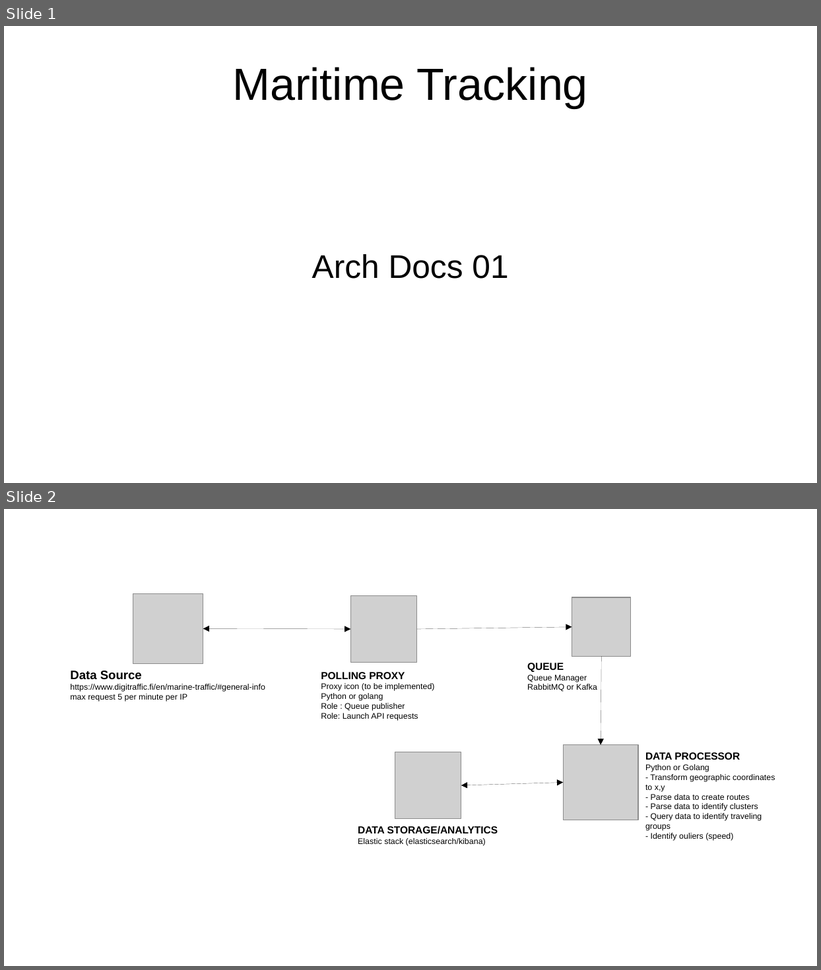
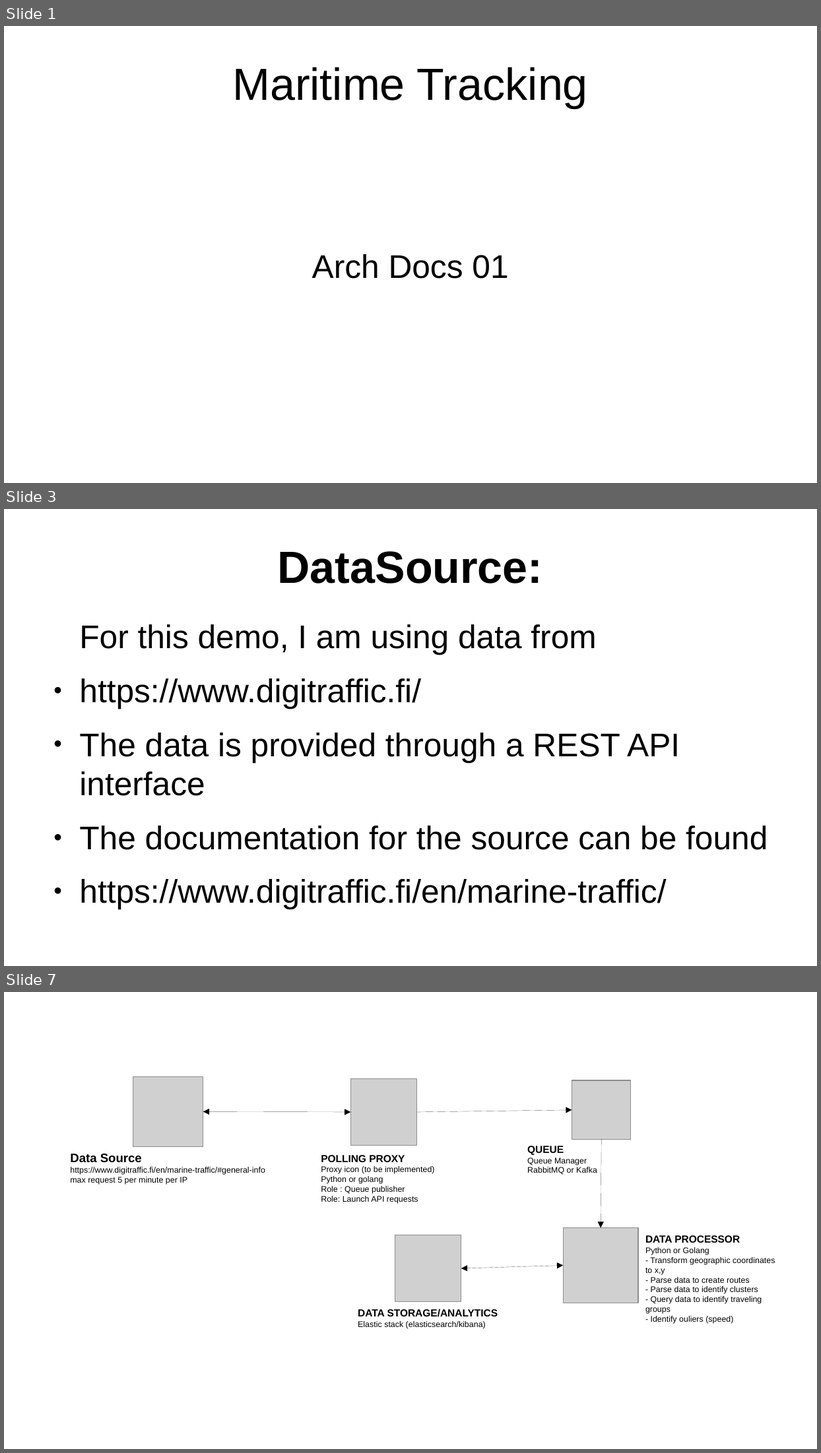
Before and after one commit to helberius/maritime_tracking, a slide deck: arch_docs/arch_design_01.odp. Shown one above the other, each under a label of ours: slides 1 and 2 before the commit, slides 1, 3 and 7 after it; the slides between them are not shown. The pictures are 821x970 and 821x1453 pixels, drawn with LibreOffice and Linux fonts; fonts in the diff are those of the drawing; grey boxes stand for pictures. Boxes give left, top, right and bottom in pixels: in the first picture for what was removed or moved away, otherwise in the second. Text is boxed around its words. In the diff, an @@ line names an element or a change of style, - is before the commit and + after.

```diff
--- a/arch_docs/arch_design_01.odp
+++ b/arch_docs/arch_design_01.odp
@@ slide 3 added at (4,509,817,966), background #FFFFFF @@
@@ title added at (278,551,543,584), 44 pt, text #000000, bold @@
+DataSource:
@@ text added at (79,625,768,910), 32 pt, text #000000 @@
+For this demo, I am using data from
+● https://www.digitraffic.fi/
+● The data is provided through a REST API interface
+● The documentation for the source can be found
+● https://www.digitraffic.fi/en/marine-traffic/
@@ what was slide 2 is now slide 7 @@
```
Also in this commit, not shown: 4 other slides added.
